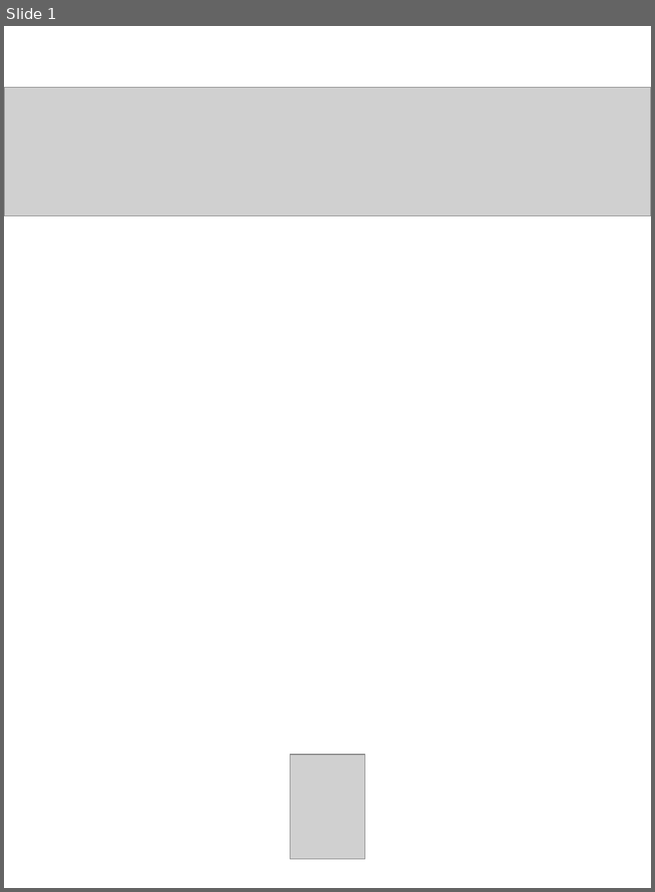
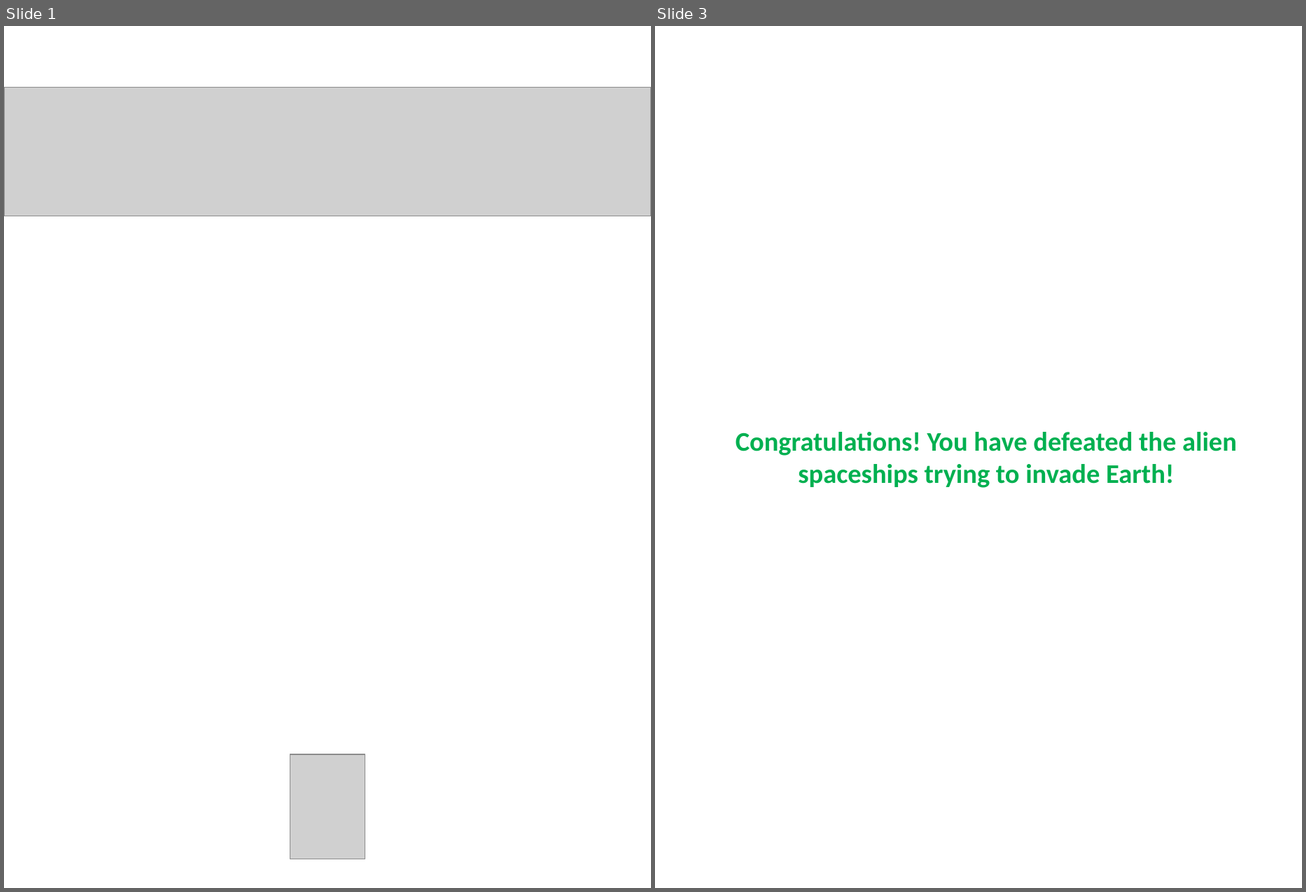
Before and after one commit to PaperbagLife/112-Term-Project-CV-Shooter, a slide deck: Assets/Title screen and tutrorial.pptx. Shown side by side, each under a label of ours: slide 1 before the commit, slides 1 and 3 after it; the slides between them are not shown. The pictures are 655x892 and 1306x892 pixels, drawn with LibreOffice and Linux fonts; fonts in the diff are those of the drawing; grey boxes stand for pictures; background and template pictures are left out. Boxes give left, top, right and bottom in pixels: in the first picture for what was removed or moved away, otherwise in the second. Text is boxed around its words. In the diff, an @@ line names an element or a change of style, - is before the commit and + after.

```diff
--- a/Assets/Title screen and tutrorial.pptx
+++ b/Assets/Title screen and tutrorial.pptx
@@ slide 3 added at [655, 26, 1302, 888], background picture (left out) @@
@@ text added at [735, 432, 1237, 488], 18 pt, text #00B050, bold @@
+Congratulations! You have defeated the alien spaceships trying to invade Earth!
```
Also in this commit, not shown: 1 slide changed, 1 other slide added, 14 other files.
